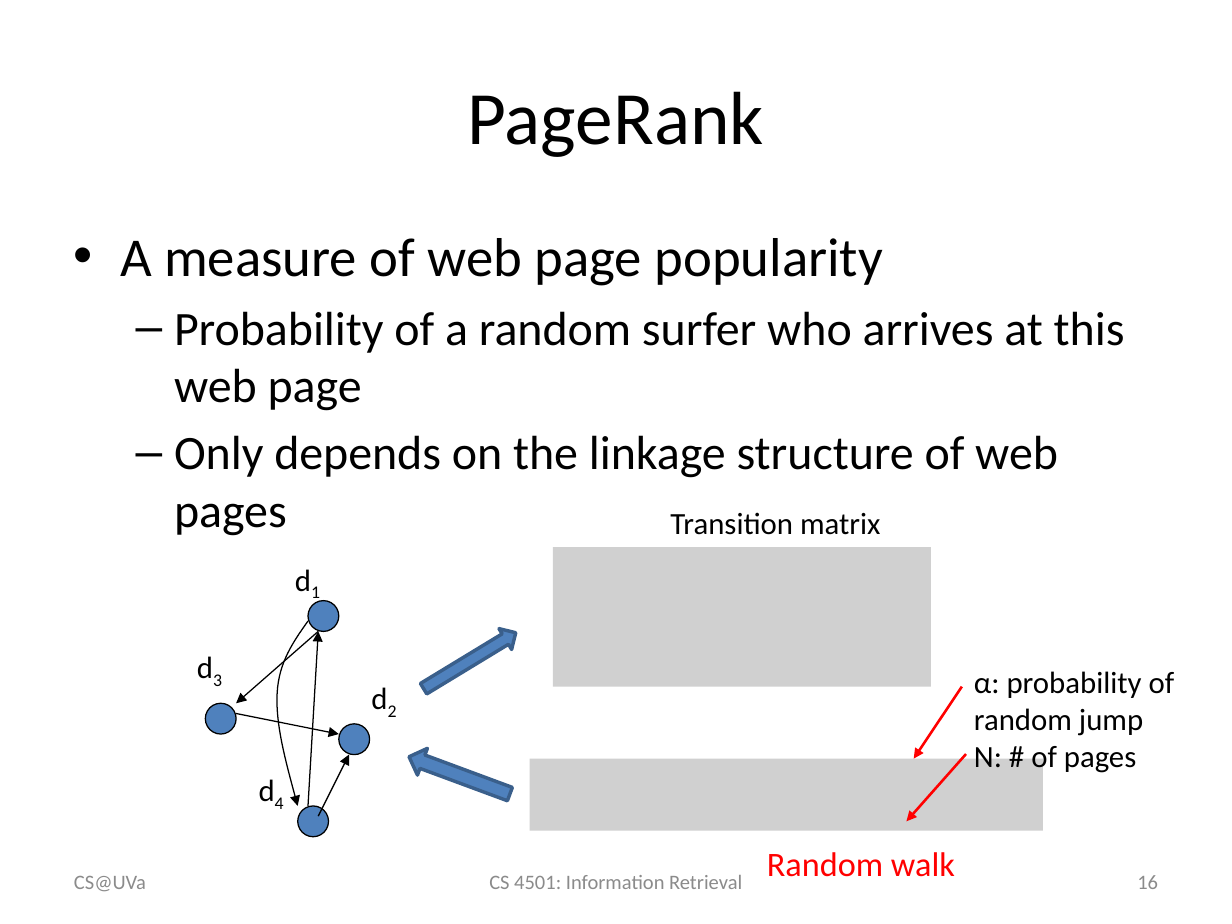
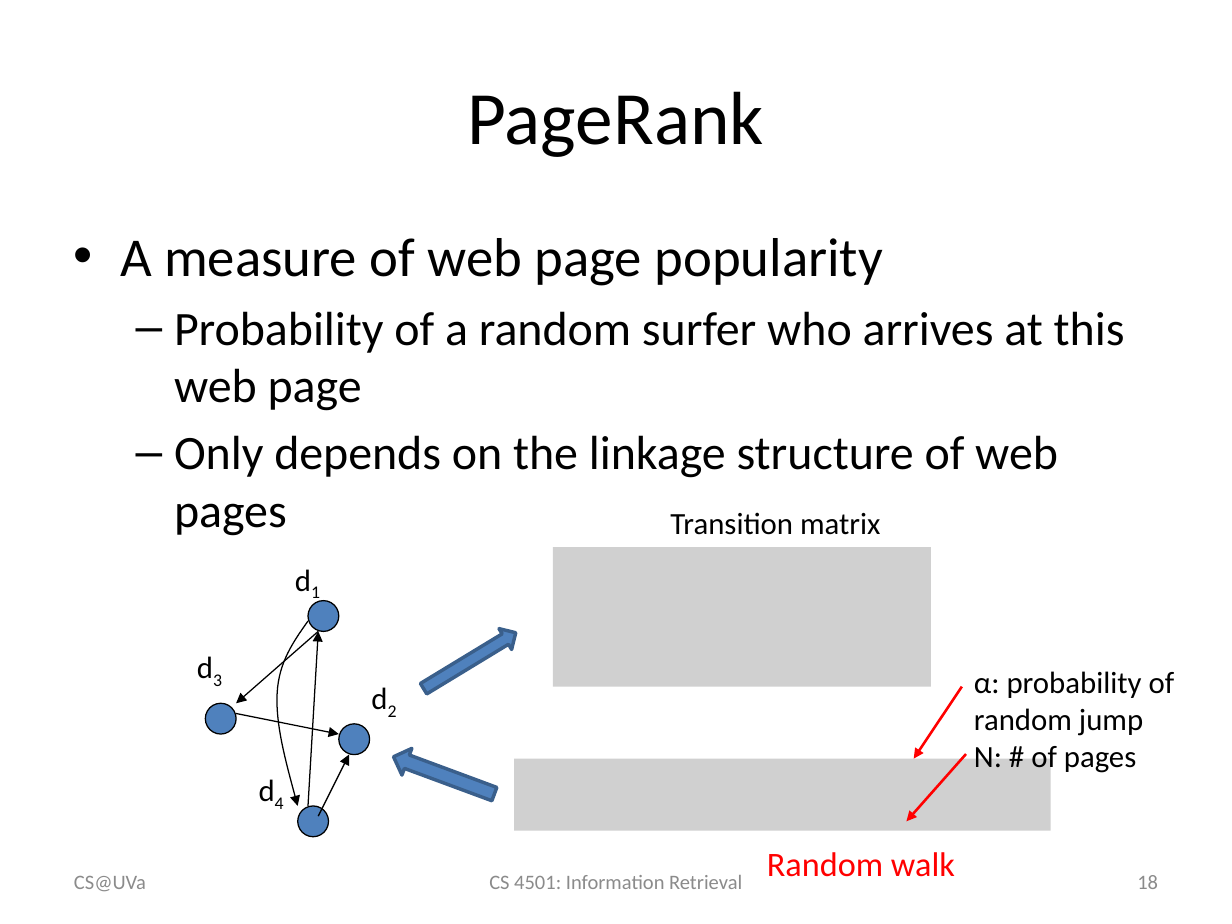
Before and after one commit to wang296/IR2015, a slide deck: slide 18 of docs/Link Analysis.pptx (slide 16 before the commit). Drawn at 1232x924 pixels with LibreOffice and Linux fonts; fonts in the diff are those of the drawing; grey boxes stand for pictures. Boxes give left, top, right and bottom in pixels: in the first picture for what was removed or moved away, otherwise in the second. Text is boxed around its words. In the diff, an @@ line names an element or a change of style, - is before the commit and + after.

```diff
--- a/docs/Link Analysis.pptx
+++ b/docs/Link Analysis.pptx
@@ down arrow: place and size @@
-down arrow at bbox=[404, 744, 514, 807]
+down arrow at bbox=[389, 744, 499, 807]
@@ picture: place and size @@
-picture at bbox=[530, 759, 1044, 832]
+picture at bbox=[514, 759, 1051, 832]
@@ page number at bbox=[1137, 875, 1158, 889]: text changed @@
-16
+18
```
Also in this commit, not shown: 6 other slides changed, 2 slides added, 1 other file.
